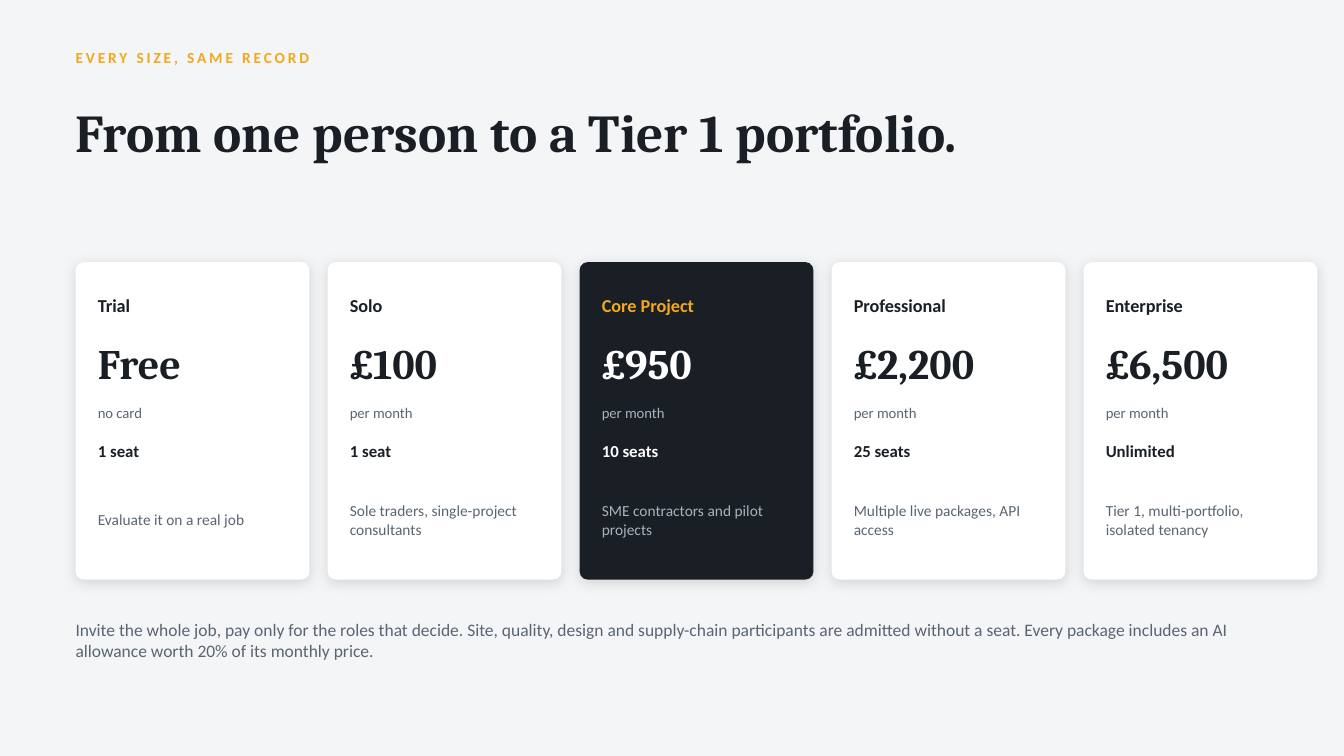
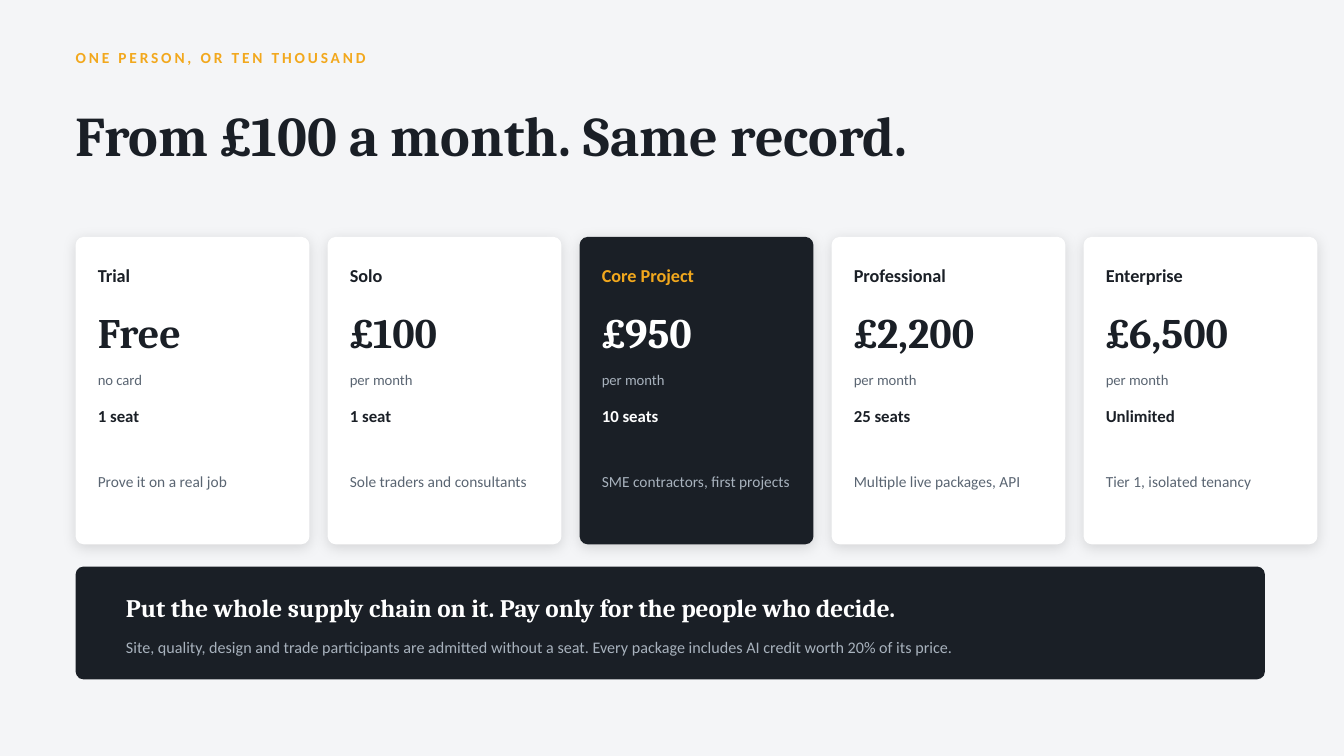
Before and after one commit to jnnseya-cpu/construx, a slide deck: slide 9 of docs/go-to-market/CONSTRUX-Overview.pptx (slide 8 before the commit). Drawn at 1344x756 pixels with LibreOffice and Linux fonts; fonts in the diff are those of the drawing. Boxes give left, top, right and bottom in pixels: in the first picture for what was removed or moved away, otherwise in the second. Text is boxed around its words. In the diff, an @@ line names an element or a change of style, - is before the commit and + after.

```diff
--- a/docs/go-to-market/CONSTRUX-Overview.pptx
+++ b/docs/go-to-market/CONSTRUX-Overview.pptx
@@ text at (76,53,366,65): text changed @@
-EVERY SIZE, SAME RECORD
+ONE PERSON, OR TEN THOUSAND
@@ text at (76,117,907,157): text changed; size 38 to 40 pt @@
-From one person to a Tier 1 portfolio.
+From £100 a month. Same record.
@@ rounded rectangle: place and size @@
-rounded rectangle at (76,262,310,580)
+rounded rectangle at (76,237,310,544)
@@ rounded rectangle: place and size @@
-rounded rectangle at (328,262,562,580)
+rounded rectangle at (328,237,562,544)
@@ rounded rectangle: place and size @@
-rounded rectangle at (580,262,814,580)
+rounded rectangle at (580,237,814,544)
@@ rounded rectangle: place and size @@
-rounded rectangle at (832,262,1066,580)
+rounded rectangle at (832,237,1066,544)
@@ rounded rectangle: place and size @@
-rounded rectangle at (1084,262,1318,580)
+rounded rectangle at (1084,237,1318,544)
@@ 15 texts: place and size @@
-15 texts at (98,299,1228,421)
+15 texts at (98,269,1228,388)
@@ 5 texts: place and size @@
-5 texts at (98,445,1175,457)
+5 texts at (98,410,1175,422)
@@ text at (98,476,227,490): text changed @@
-Evaluate it on a real job
+Prove it on a real job
@@ text at (350,476,527,487): text changed @@
-Sole traders, single-project consultants
+Sole traders and consultants
@@ text at (602,476,789,490): text changed @@
-SME contractors and pilot projects
+SME contractors, first projects
@@ text at (854,476,1020,490): text changed @@
-Multiple live packages, API access
+Multiple live packages, API
@@ text at (1106,476,1251,490): text changed @@
-Tier 1, multi-portfolio, isolated tenancy
+Tier 1, isolated tenancy
@@ rounded rectangle added at (76,567,1265,680), fill #1A1F26 @@
@@ text added at (126,599,895,623), 18 pt, text #FFFFFF, bold @@
+Put the whole supply chain on it. Pay only for the people who decide.
@@ text at (126,642,952,656): text changed; size 12.5 to 11.5 pt; text colour #5A6572 to #A8B2BD @@
-Invite the whole job, pay only for the roles that decide. Site, quality, design and supply-chain participants are admitted without a seat. Every package includes an AI allowance worth 20% of its monthly price.
+Site, quality, design and trade participants are admitted without a seat. Every package includes AI credit worth 20% of its price.
```
Also in this commit, not shown: 6 other slides changed, 4 slides added, 3 slides removed, 1 other file.
